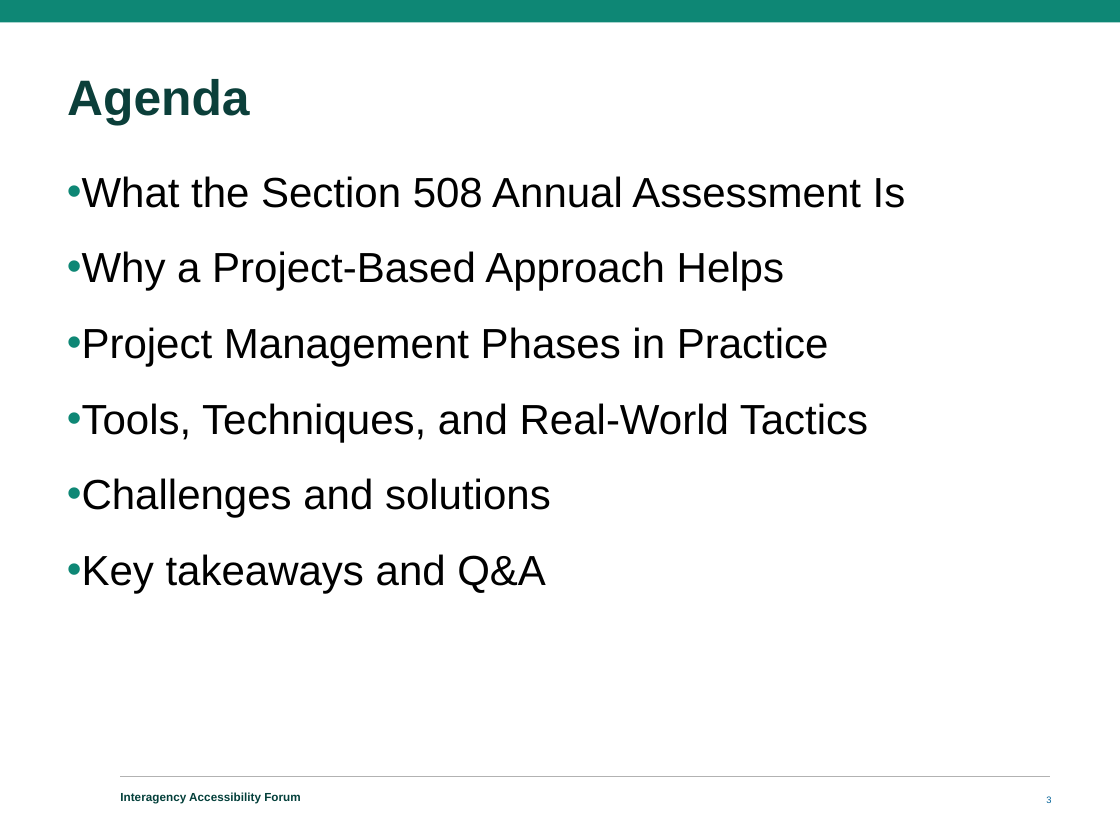
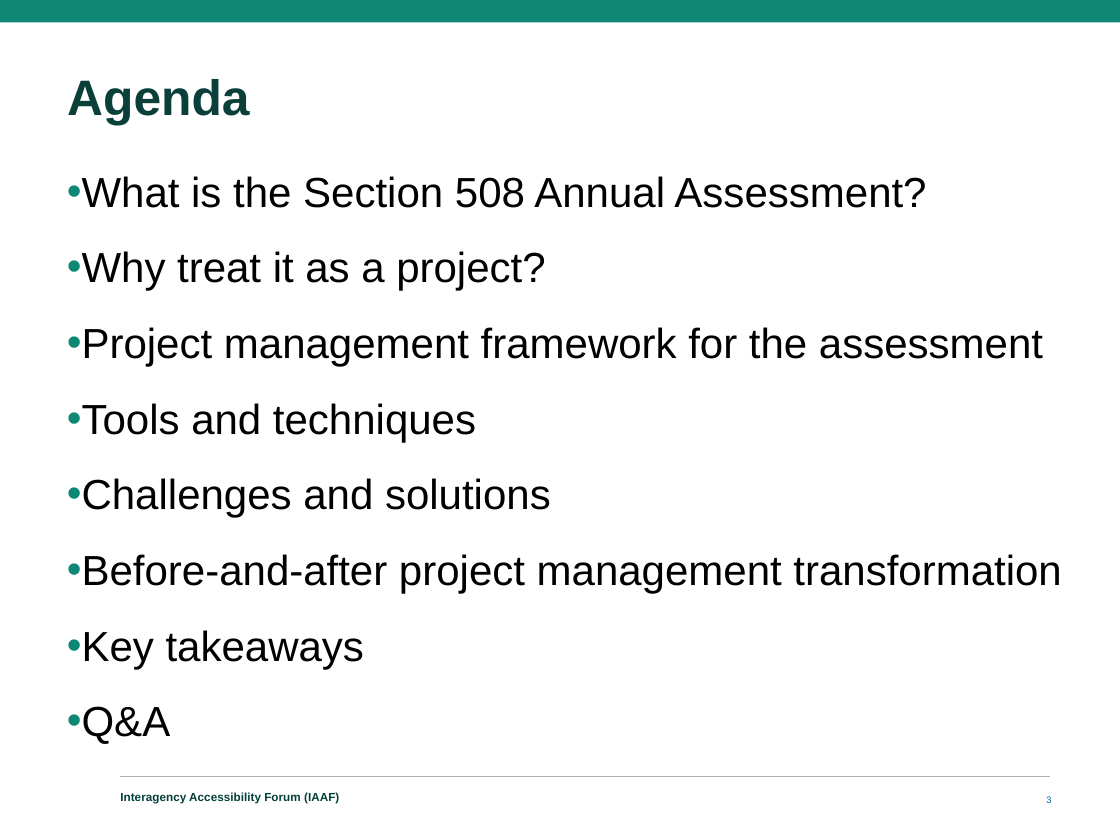
Before and after one commit to GSA/Section508.gov, a slide deck: slide 3 of assets/files/iaaf/2025/IAAF-2025-Enhancing-Your-Section-508-Assessment.pptx. Drawn at 1120x840 pixels with LibreOffice and Linux fonts; fonts in the diff are those of the drawing; background and template pictures are left out. Boxes give left, top, right and bottom in pixels: in the first picture for what was removed or moved away, otherwise in the second. Text is boxed around its words. In the diff, an @@ line names an element or a change of style, - is before the commit and + after.

Commit message:
Update IAAF files, PM List

```diff
--- a/assets/files/iaaf/2025/IAAF-2025-Enhancing-Your-Section-508-Assessment.pptx
+++ b/assets/files/iaaf/2025/IAAF-2025-Enhancing-Your-Section-508-Assessment.pptx
@@ text at bbox=[67, 176, 1043, 442]: text changed @@
-• What the Section 508 Annual Assessment Is
-• Why a Project-Based Approach Helps
-• Project Management Phases in Practice
-• Tools, Techniques, and Real-World Tactics
+• What is the Section 508 Annual Assessment?
+• Why treat it as a project?
+• Project management framework for the assessment
+• Tools and techniques
@@ text at bbox=[67, 554, 1061, 669]: text changed @@
-• Key takeaways and Q&A
+• Before-and-after project management transformation
+• Key takeaways
+• Q&A
@@ text at bbox=[120, 792, 339, 803]: text changed @@
-Interagency Accessibility Forum
+Interagency Accessibility Forum (IAAF)
```
Also in this commit, not shown: 22 other slides changed, 1 slide removed, 2 other files.
